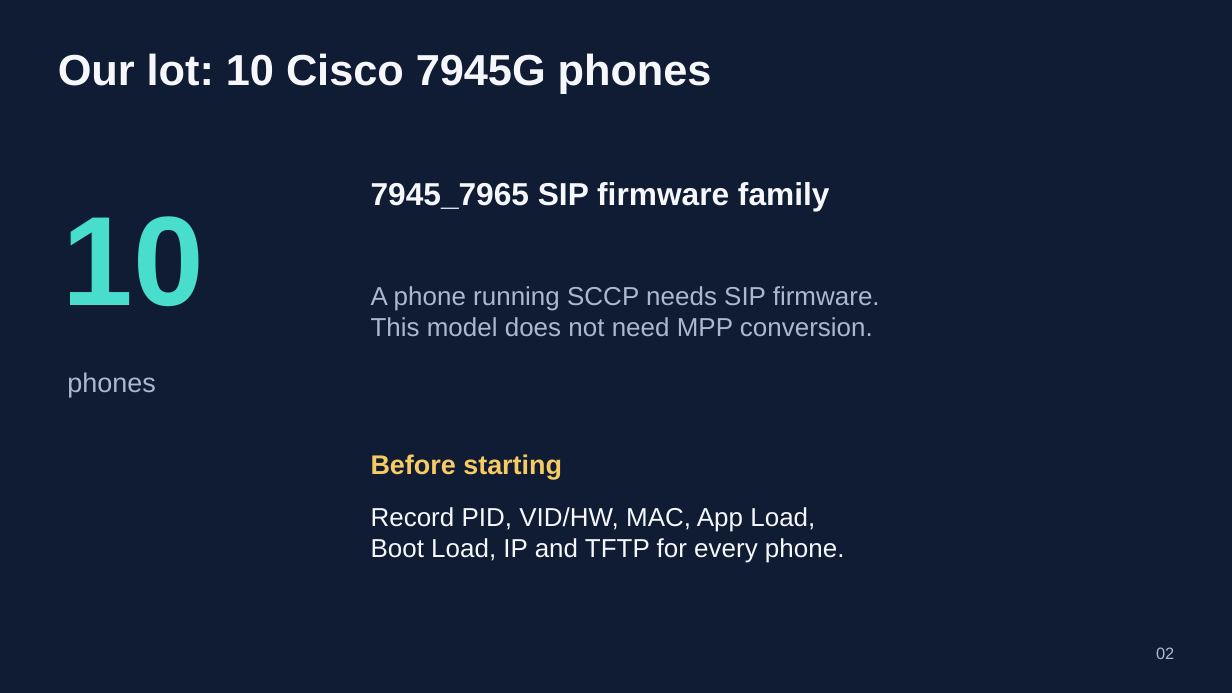
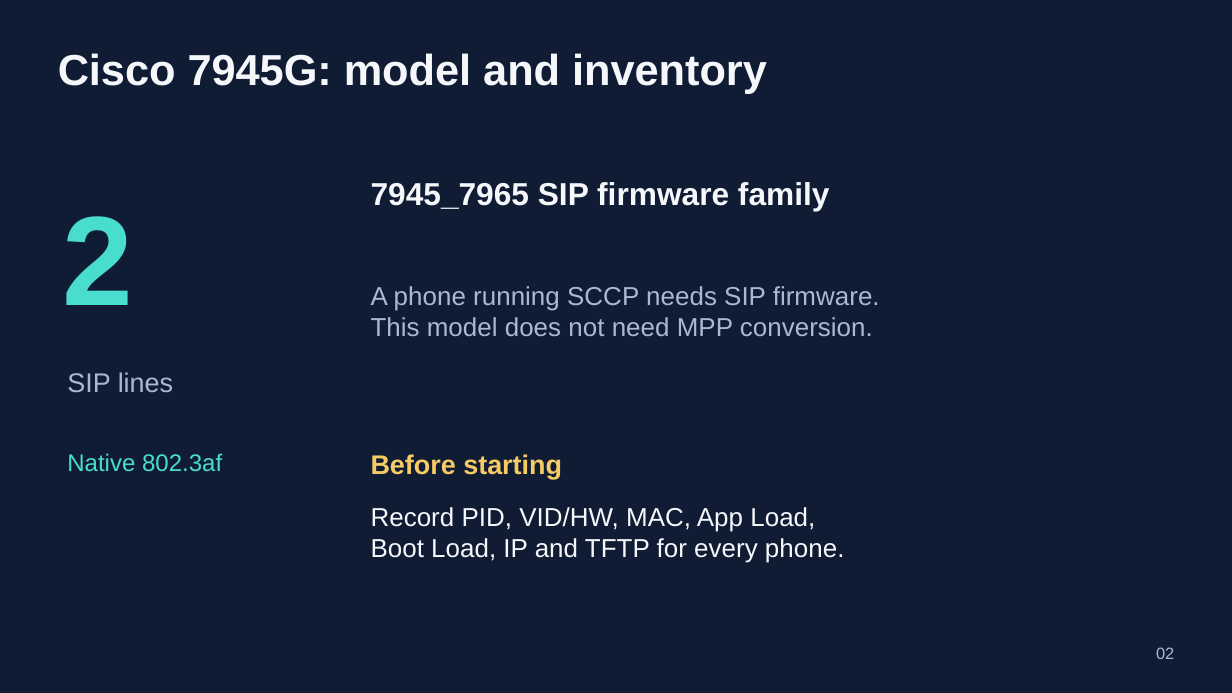
Before and after one commit to 4alvit/cisco-home-telephony, a slide deck: slide 2 of docs/slides/cisco-home-telephony.pptx. Drawn at 1232x693 pixels with LibreOffice and Linux fonts; fonts in the diff are those of the drawing. Boxes give left, top, right and bottom in pixels: in the first picture for what was removed or moved away, otherwise in the second. Text is boxed around its words. In the diff, an @@ line names an element or a change of style, - is before the commit and + after.

```diff
--- a/docs/slides/cisco-home-telephony.pptx
+++ b/docs/slides/cisco-home-telephony.pptx
@@ text at <box>58,53,767,93</box>: text changed @@
-Our lot: 10 Cisco 7945G phones
+Cisco 7945G: model and inventory
@@ text at <box>63,216,134,305</box>: text changed @@
-10
+2
@@ text at <box>67,372,173,392</box>: text changed @@
-phones
+SIP lines
@@ text added at <box>67,453,222,472</box>, 18.8 pt, text #48DDCC @@
+Native 802.3af
```
Also in this commit, not shown: 5 other slides changed, 28 other files.
